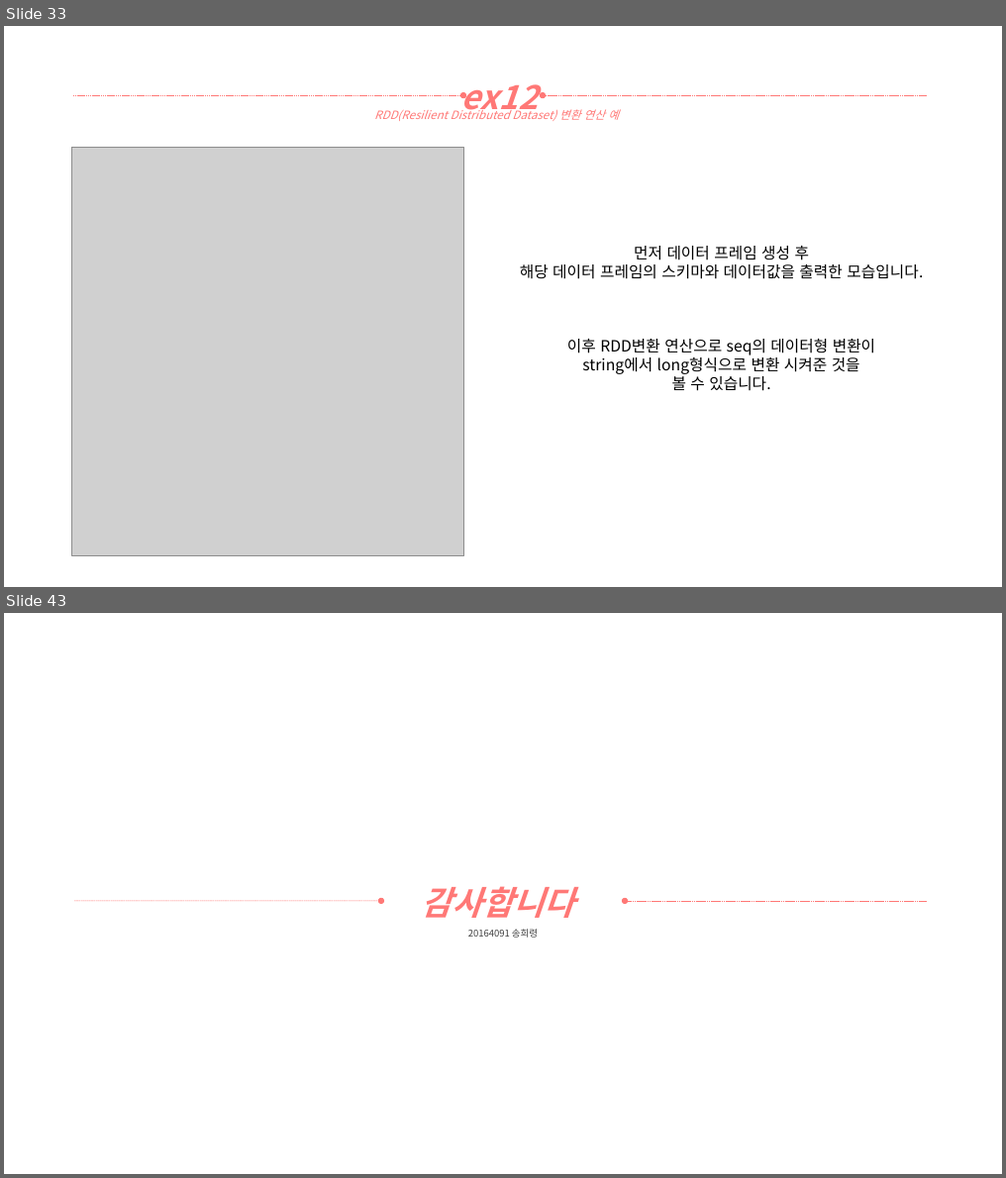
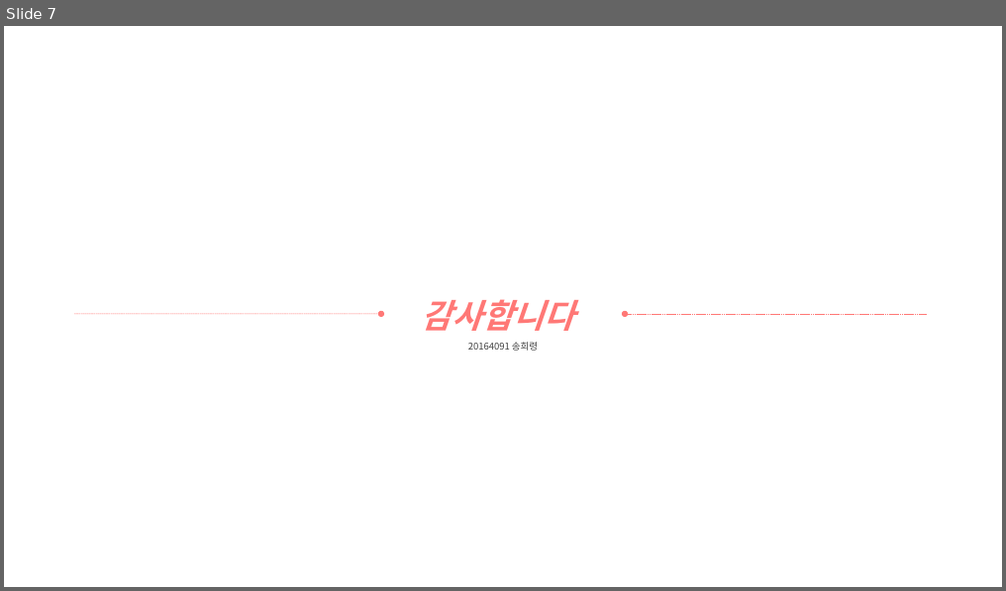
Before and after one commit to yooatom2200/Programing_Base_2, a slide deck: 1장/20164091-송희령-7주차 과제1.pptx. Shown one above the other, each under a label of ours: slides 33 and 43 before the commit, slide 7 after it; the slides between them are not shown. The pictures are 1006x1178 and 1006x591 pixels, drawn with LibreOffice and Linux fonts; fonts in the diff are those of the drawing; grey boxes stand for pictures. Boxes give left, top, right and bottom in pixels: in the first picture for what was removed or moved away, otherwise in the second. Text is boxed around its words. In the diff, an @@ line names an element or a change of style, - is before the commit and + after.

```diff
--- a/1장/20164091-송희령-7주차 과제1.pptx
+++ b/1장/20164091-송희령-7주차 과제1.pptx
@@ slide 33 removed at [4,26,1002,587], background #FFFFFF @@
@@ text removed at [461,84,539,119] @@
-ex12
@@ arrow removed from (73, 95) to (463, 95) @@
@@ text removed at [374,107,619,121] @@
-RDD(Resilient Distributed Dataset) 변환 연산 예
@@ arrow removed from (927, 95) to (543, 95) @@
@@ picture removed at [72,148,463,557] @@
@@ text removed at [520,246,923,391] @@
-먼저 데이터 프레임 생성 후
-해당 데이터 프레임의 스키마와 데이터값을 출력한 모습입니다.
-이후 RDD변환 연산으로 seq의 데이터형 변환이
-string에서 long형식으로 변환 시켜준 것을
-볼 수 있습니다.
@@ what was slide 43 is now slide 7 @@
```
Also in this commit, not shown: 1 slide changed, 5 slides added, 40 other slides removed, 3 other files.
